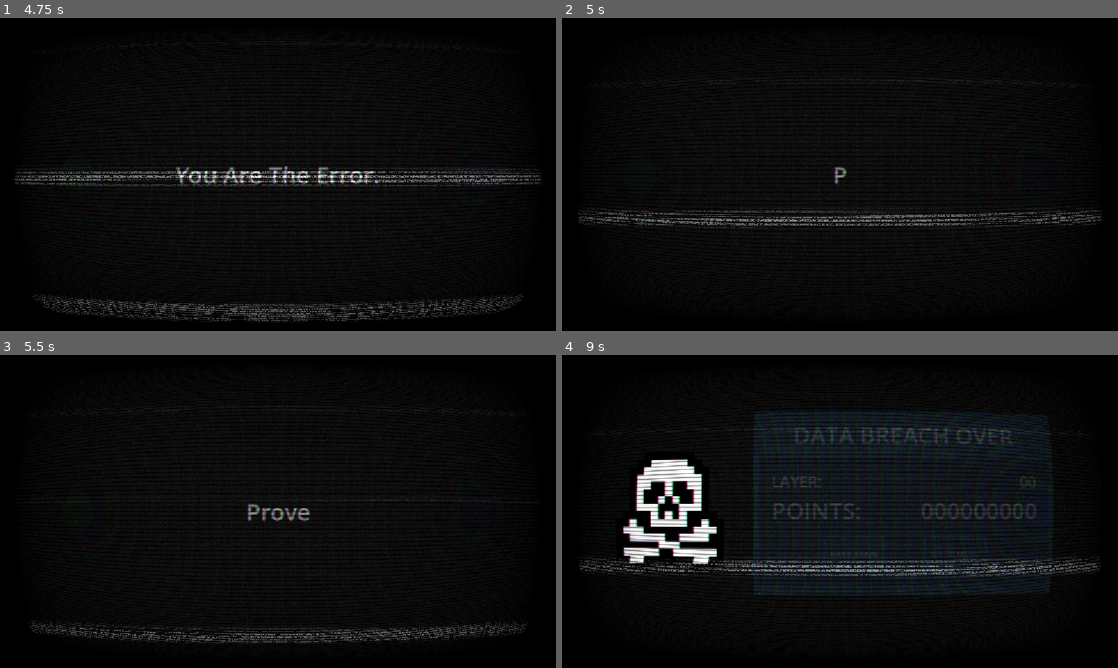
Above: before the commit, frames 1-4 (two rows, left to right).
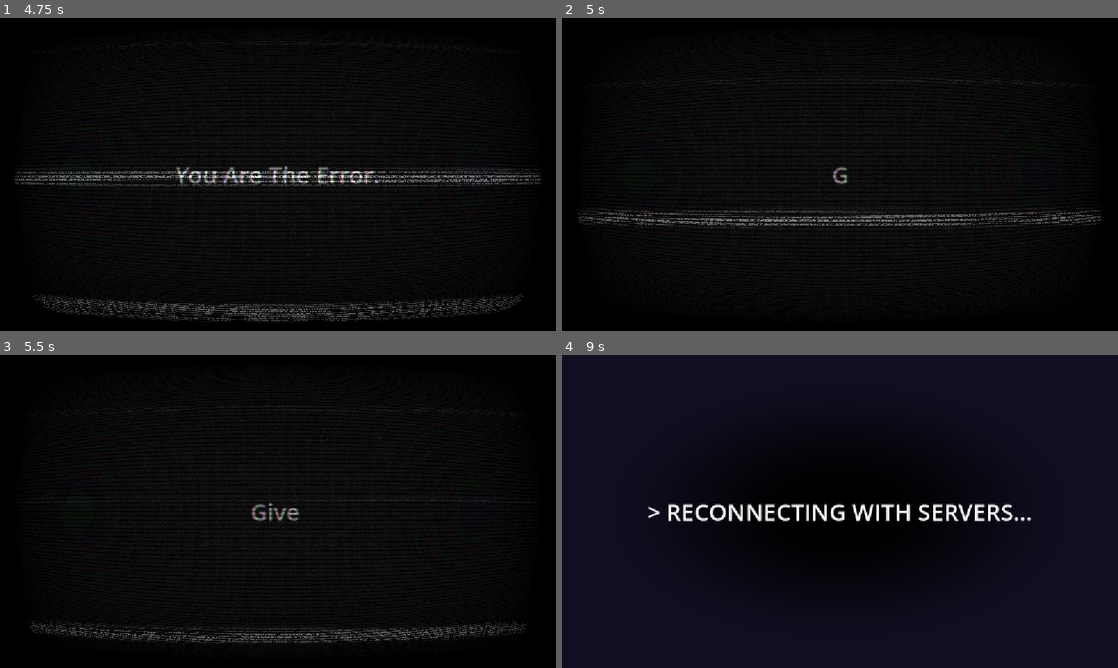
Above: after the commit, the same moments.

Repository: Martisos/Data-Hack-Minigame
Game: Godot game, scene res://scenes/game_over.tscn
The game is run twice, just before and just after one commit, with the same random seed, the same clock (stepped at 60 frames per second) and the same inputs. This scene is started directly instead of the project's main scene.
Inputs (mouse positions are in pixels of both pictures, inside the frame that each line leads up to):
- Up to frame 1 (4.75 s): tap Enter at 0.5 s; move the mouse to (400, 158) at 0.52 s; hold Right 0.53-1.28 s; tap Alt at 0.6, 2.1, 3.6 s; click (400, 158) at 0.67 s; move the mouse to (166, 190) at 1.27 s; hold Down 1.28-2.03 s; tap Shift at 1.35, 2.85, 4.35 s; move the mouse to (333, 105) at 2.02 s; hold Right 2.03-2.78 s; move the mouse to (250, 237) at 2.77 s; hold Up 2.78-3.53 s; click (250, 237) at 2.92 s; move the mouse to (444, 221) at 3.52 s; hold Left from 3.53 s (still down); move the mouse to (111, 127) at 4.27 s
- Up to frame 2 (5 s): keep holding Left
- Up to frame 3 (5.5 s): move the mouse to (305, 511) at 5.02 s; release Left at 5.03 s; hold Down from 5.03 s (still down); tap Alt at 5.1 s; click (305, 511) at 5.17 s
- Up to frame 4 (9 s): move the mouse to (756, 433) at 5.77 s; release Down at 5.78 s; hold Right 5.78-6.53 s; tap Shift at 5.85, 7.35 s; move the mouse to (962, 495) at 6.52 s; hold Up 6.53-7.28 s; tap Alt at 6.6, 8.1 s; move the mouse to (728, 527) at 7.27 s; hold Right 7.28-8.03 s; click (728, 527) at 7.42 s; move the mouse to (895, 442) at 8.02 s; hold Down 8.03-8.75 s; click (856, 555) at 8.75 s, where only the run after the commit has a clickable "HACK AGAIN"

Frame 1 is identical in both runs. In frame 2, 0.1% of the frame differs, in the area x 48-52%, y 47-54%; in frame 3, 0.4%; in frame 4, 59%, in the area x 0-100%, y 0-100%.

Commit message:
Upgrades UI, Scripts clean up

Diff:
--- a/scenes/game_over.tscn
+++ b/scenes/game_over.tscn
@@ -1,6 +1,6 @@
 [gd_scene format=3 uid="uid://bf1gqsfdwy8lf"]
 
-[ext_resource type="Script" uid="uid://c1pom4n18k2u4" path="res://scripts/game_over.gd" id="1_xeevv"]
+[ext_resource type="Script" uid="uid://c1pom4n18k2u4" path="res://scripts/game/game_over.gd" id="1_xeevv"]
 [ext_resource type="StyleBox" uid="uid://c7c3f4tdlaylu" path="res://themes/button_game_over_normal.tres" id="2_racf3"]
 [ext_resource type="Texture2D" uid="uid://c1syjbms8er6r" path="res://images/gameOverSkull.png" id="2_wqhvx"]
 [ext_resource type="StyleBox" uid="uid://emkbya18hc2u" path="res://themes/button_game_over_pressed.tres" id="3_7m3ot"]
--- a/scenes/level_ui.tscn
+++ b/scenes/level_ui.tscn
@@ -1,6 +1,6 @@
 [gd_scene format=3 uid="uid://ia8uxoc7c38i"]
 
-[ext_resource type="Script" uid="uid://ih0gdov4buik" path="res://scripts/level_ui.gd" id="1_exbfu"]
+[ext_resource type="Script" uid="uid://ih0gdov4buik" path="res://scripts/game/level_ui.gd" id="1_exbfu"]
 
 [node name="LevelUI" type="CanvasLayer" unique_id=703004875]
 script = ExtResource("1_exbfu")
--- a/scenes/main_game.tscn
+++ b/scenes/main_game.tscn
@@ -1,6 +1,6 @@
 [gd_scene format=3 uid="uid://b4ofl3qyv3r2b"]
 
-[ext_resource type="Script" uid="uid://byw2sduhbtdb" path="res://scripts/main_game.gd" id="1_s3esy"]
+[ext_resource type="Script" uid="uid://byw2sduhbtdb" path="res://scripts/game/main_game.gd" id="1_s3esy"]
 [ext_resource type="Shader" uid="uid://d1obtfdchm4m3" path="res://shaders/gradient.gdshader" id="2_0rdsr"]
 [ext_resource type="PackedScene" uid="uid://ia8uxoc7c38i" path="res://scenes/level_ui.tscn" id="2_72e8q"]
 
--- a/scenes/menu.tscn
+++ b/scenes/menu.tscn
@@ -1,6 +1,6 @@
 [gd_scene format=3 uid="uid://bp1qf34d5iyxg"]
 
-[ext_resource type="Script" uid="uid://bcigapopdiblk" path="res://scripts/menu.gd" id="1_yqeox"]
+[ext_resource type="Script" uid="uid://bcigapopdiblk" path="res://scripts/menu/menu.gd" id="1_yqeox"]
 [ext_resource type="Shader" uid="uid://d1obtfdchm4m3" path="res://shaders/gradient.gdshader" id="2_vjb58"]
 [ext_resource type="PackedScene" uid="uid://eh2cdt8d5oud" path="res://scenes/menu/settings.tscn" id="4_4ytvr"]
 [ext_resource type="PackedScene" uid="uid://b1os3fgq146le" path="res://scenes/menu/shop.tscn" id="4_mhnvy"]
--- a/scenes/menu/StatsWindow.tscn
+++ b/scenes/menu/StatsWindow.tscn
@@ -1,6 +1,6 @@
 [gd_scene format=3 uid="uid://b0gooq1uaw7vn"]
 
-[ext_resource type="Script" uid="uid://dbfbvqlpw2eh7" path="res://scenes/menu/stats_window.gd" id="1_raay2"]
+[ext_resource type="Script" uid="uid://dbfbvqlpw2eh7" path="res://scripts/menu/stats_window.gd" id="1_raay2"]
 
 [node name="StatsWindow" type="Control" unique_id=2062302738]
 layout_mode = 3
--- a/scenes/menu/settings.tscn
+++ b/scenes/menu/settings.tscn
@@ -1,6 +1,6 @@
 [gd_scene format=3 uid="uid://eh2cdt8d5oud"]
 
-[ext_resource type="Script" uid="uid://be00wufwkhiml" path="res://scenes/menu/settings.gd" id="1_rqcjd"]
+[ext_resource type="Script" uid="uid://be00wufwkhiml" path="res://scripts/menu/settings.gd" id="1_rqcjd"]
 
 [node name="Settings" type="Control" unique_id=2062302738]
 layout_mode = 3
@@ -56,7 +56,7 @@
 custom_minimum_size = Vector2(75, 75)
 layout_mode = 2
 theme_override_font_sizes/font_size = 32
-text = "TV SHADER"
+text = "TV SHADER (RECOMMENDED)"
 
 [node name="ColorRect3" type="ColorRect" parent="." unique_id=1335966866]
 layout_mode = 0
--- a/scenes/menu/shop.tscn
+++ b/scenes/menu/shop.tscn
@@ -1,6 +1,6 @@
 [gd_scene format=3 uid="uid://b1os3fgq146le"]
 
-[ext_resource type="Script" uid="uid://db0g5bocyask5" path="res://scenes/menu/shop.gd" id="1_360xs"]
+[ext_resource type="Script" uid="uid://db0g5bocyask5" path="res://scripts/menu/shop.gd" id="1_360xs"]
 
 [node name="Shop" type="Control" unique_id=2062302738]
 layout_mode = 3
--- a/scenes/menu/upgrade.tscn
+++ b/scenes/menu/upgrade.tscn
@@ -1,6 +1,6 @@
 [gd_scene format=3 uid="uid://pr15nvxtx1lb"]
 
-[ext_resource type="Script" uid="uid://ccukjlin28dvv" path="res://scenes/menu/upgrade.gd" id="1_qrh7d"]
+[ext_resource type="Script" uid="uid://ccukjlin28dvv" path="res://scripts/upgrade.gd" id="1_qrh7d"]
 [ext_resource type="Texture2D" uid="uid://c1syjbms8er6r" path="res://images/gameOverSkull.png" id="2_8fvxh"]
 
 [node name="Upgrade" type="Control" unique_id=1120361803]
--- a/scripts/game_over.gd
+++ b/scripts/game/game_over.gd
@@ -55,7 +55,9 @@
 	"Focus.",
 	"Just ALT + F4",
 	"Do Better.",
-	"Maybe Do Something Easier?"
+	"Maybe Do Something Easier?",
+	"There Is No End.",
+	"Is There An End?"
 ]
 
 func _ready() -> void:
--- a/scripts/stats.gd
+++ b/scripts/menu/stats.gd
@@ -9,18 +9,26 @@
 	{
 		"title" : "Additional 5s",
 		"max_level" : 5,
-		"current_level" : 1,
+		"current_level" : 5,
 		"icon" : preload("uid://c1syjbms8er6r"),
-		"cost" : 25000,
-		"cost_multiplier" : 1.2
+		"cost" : 5000,
+		"cost_multiplier" : 2
 	},
 	{
-		"title" : "+ 1.1 PTS Multiplier",
+		"title" : "+ 1.2 PTS Multiplier",
 		"max_level" : 5,
 		"current_level" : 3,
 		"icon" : preload("uid://c1syjbms8er6r"),
 		"cost" : 25000,
-		"cost_multiplier" : 1.2
+		"cost_multiplier" : 1.3
+	},
+	{
+		"title" : "Additional Memory",
+		"max_level" : 2,
+		"current_level" : 0,
+		"icon" : preload("uid://c1syjbms8er6r"),
+		"cost" : 50000,
+		"cost_multiplier" : 2.0
 	}
 ]
 
--- a/scripts/transition.gd
+++ b/scripts/transition.gd
@@ -47,6 +47,7 @@
 
 	await get_tree().process_frame
 
+	print(Settings.tv_shader_visible)
 	if has_node("/root/ShaderLayer") and Settings.tv_shader_visible:
 		ShaderLayer.show()
 
--- a/scenes/menu/upgrade.gd
+++ b/scripts/upgrade.gd
@@ -6,7 +6,7 @@
 @onready var cost_label: Label = $CostLabel
 
 var title: String = ""
-var max_levels: int = 5
+var max_level: int = 5
 var current_level: int = 0
 var texture: Texture2D
 var cost: int = 0
@@ -15,12 +15,16 @@
 func _ready() -> void:
 	title_label.text = title
 	icon_texture_rect.texture = texture
-	cost_label.text = str(int(cost * (cost_multiplier ** current_level)))
+	if current_level >= max_level:
+		cost_label.text = ""
+	else:
+		cost_label.text = str(int(cost * (cost_multiplier ** current_level)))
+
 
 	for child in levels_container.get_children():
 		child.queue_free()
 
-	for i in range(max_levels):
+	for i in range(max_level):
 		var rect = ColorRect.new()
 		rect.custom_maximum_size = Vector2(30,30)
 		rect.custom_minimum_size = Vector2(30,30)
@@ -33,9 +37,9 @@
 		levels_container.add_child(rect)
 
 
-func setup(new_title: String, new_max_levels:int, new_current_level: int, icon: Texture2D, new_cost: int, new_cost_multiplier: float ) -> void:
+func setup(new_title: String, new_max_level:int, new_current_level: int, icon: Texture2D, new_cost: int, new_cost_multiplier: float ) -> void:
 	title = new_title
-	max_levels = new_max_levels
+	max_level = new_max_level
 	current_level = new_current_level
 	texture = icon
 	cost = new_cost
--- a/settings.gd
+++ b/settings.gd
@@ -4,3 +4,4 @@
 
 func _change_tv_shader(state: bool) -> void:
 	ShaderLayer.visible = state
+	tv_shader_visible = state
Renamed: scripts/game_over.gd.uid -> scripts/game/game_over.gd.uid
Renamed: scripts/level_ui.gd -> scripts/game/level_ui.gd
Renamed: scripts/level_ui.gd.uid -> scripts/game/level_ui.gd.uid
Renamed: scripts/main_game.gd -> scripts/game/main_game.gd
Renamed: scripts/main_game.gd.uid -> scripts/game/main_game.gd.uid
Renamed: scripts/menu.gd -> scripts/menu/menu.gd
Renamed: scripts/menu.gd.uid -> scripts/menu/menu.gd.uid
Renamed: scenes/menu/settings.gd -> scripts/menu/settings.gd
Renamed: scenes/menu/settings.gd.uid -> scripts/menu/settings.gd.uid
Renamed: scenes/menu/shop.gd -> scripts/menu/shop.gd
Renamed: scenes/menu/shop.gd.uid -> scripts/menu/shop.gd.uid
Renamed: scripts/stats.gd.uid -> scripts/menu/stats.gd.uid
(and 3 more such lines)
